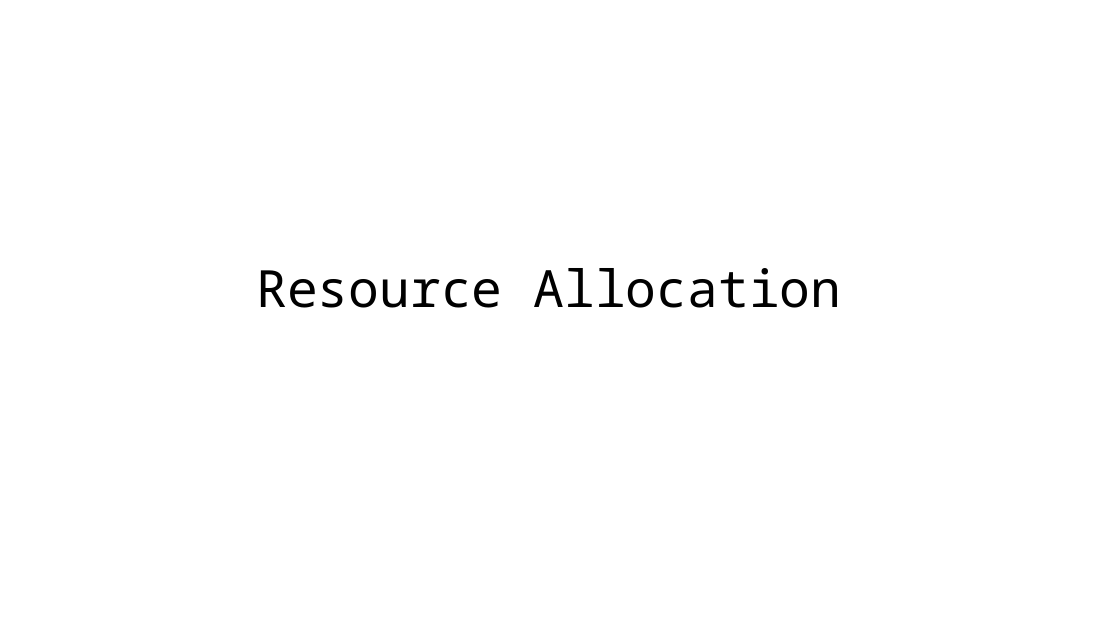
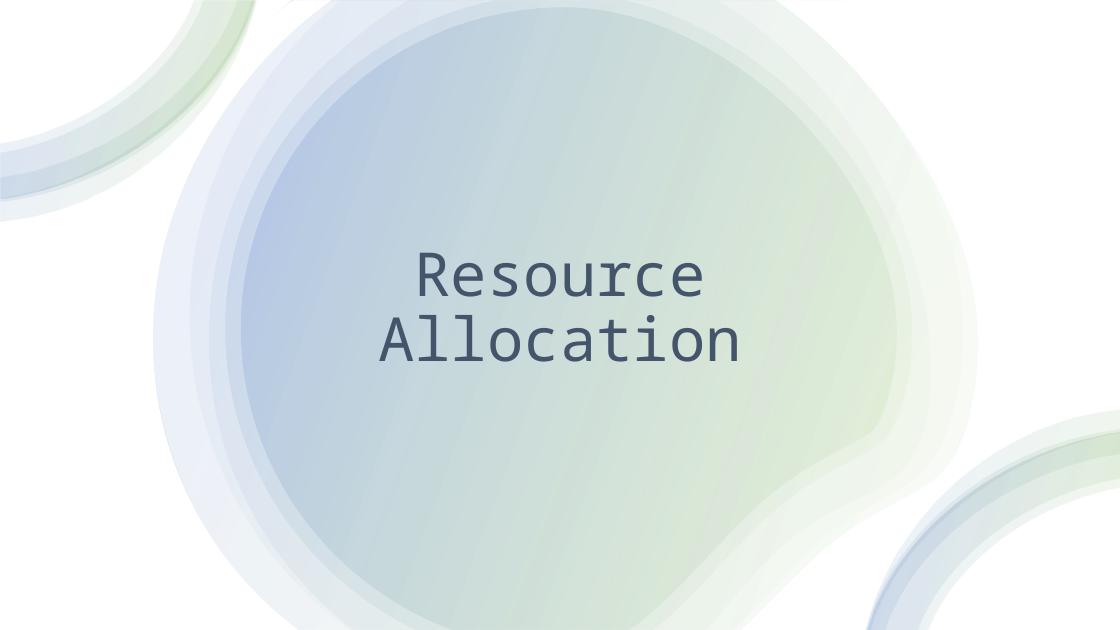
Before and after one commit to revhea2/priority-based-resource-allocation, a slide deck: slide 13 of final_presentation.pptx (slide 11 before the commit). Drawn at 1120x630 pixels with LibreOffice and Linux fonts; fonts in the diff are those of the drawing. Boxes give left, top, right and bottom in pixels: in the first picture for what was removed or moved away, otherwise in the second. Text is boxed around its words. In the diff, an @@ line names an element or a change of style, - is before the commit and + after.

```diff
--- a/final_presentation.pptx
+++ b/final_presentation.pptx
@@ rectangle added at [0, 0, 1120, 630], fill #FFFFFF @@
@@ group added at [1, 0, 256, 222]: 4 freeform shapes @@
@@ group added at [120, 0, 1017, 630]: 7 freeform shapes @@
@@ freeform shape added at [138, 0, 999, 630], fill gradient #70AD47 to #4472C4 @@
@@ title "Resource Allocation": place and size @@
-title "Resource Allocation" at [256, 268, 841, 308]
+title "Resource Allocation" at [378, 252, 742, 362]
@@ title "Resource Allocation" at [378, 252, 742, 362]: size 44 to 52 pt, text colour #000000 to #44546A; vertical alignment middle to bottom @@
@@ group added at [865, 409, 1120, 630]: 4 freeform shapes @@
```
Also in this commit, not shown: 9 other slides changed, 2 slides added, 4 other files.
